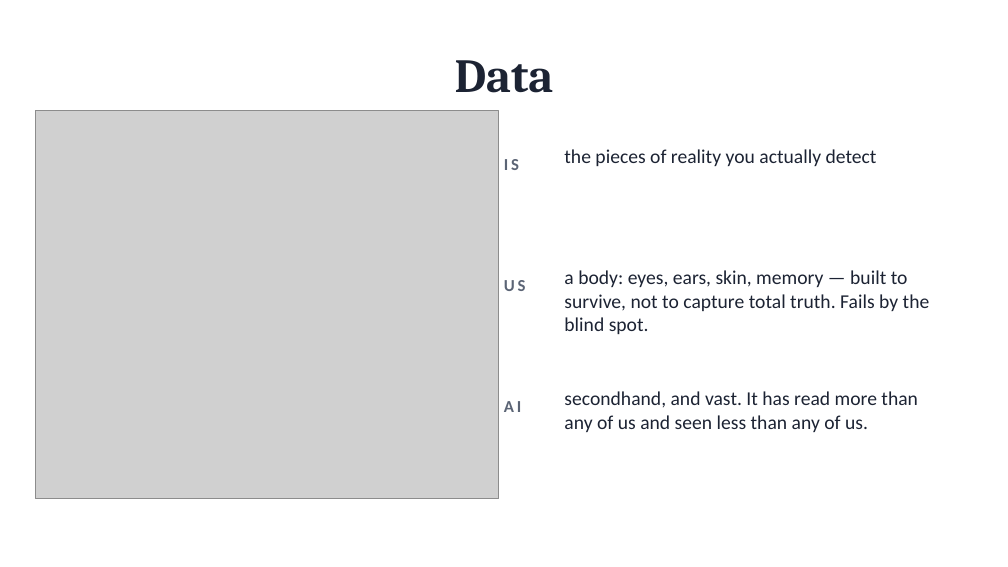
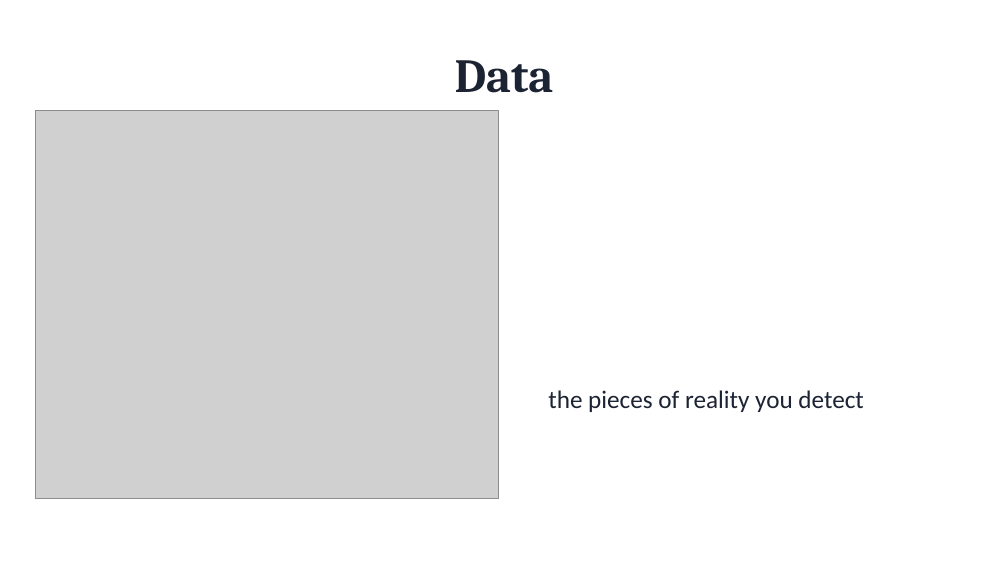
Before and after one commit to ericaraujophd/stem-slides, a slide deck: slide 14 of Session-2/S2-4-20pm-Wondergem-What-Does-It-Take-To-Be-Wise.pptx (slide 13 before the commit). Drawn at 1008x567 pixels with LibreOffice and Linux fonts; fonts in the diff are those of the drawing; grey boxes stand for pictures. Boxes give left, top, right and bottom in pixels: in the first picture for what was removed or moved away, otherwise in the second. Text is boxed around its words. In the diff, an @@ line names an element or a change of style, - is before the commit and + after.

```diff
--- a/Session-2/S2-4-20pm-Wondergem-What-Does-It-Take-To-Be-Wise.pptx
+++ b/Session-2/S2-4-20pm-Wondergem-What-Does-It-Take-To-Be-Wise.pptx
@@ text removed at (504,159,519,170) @@
-IS
@@ text removed at (504,280,526,291) @@
-US
@@ text removed at (564,270,930,334) @@
-a body: eyes, ears, skin, memory — built to survive, not to capture total truth. Fails by the blind spot.
@@ text removed at (504,401,521,412) @@
-AI
@@ text at (548,390,863,412): text changed; size 14 to 18 pt @@
-the pieces of reality you actually detect
+the pieces of reality you detect
@@ text removed at (564,391,918,432) @@
-secondhand, and vast. It has read more than any of us and seen less than any of us.
```
Also in this commit, not shown: 11 other slides changed, 5 slides added, 3 slides removed, 3 other files.
